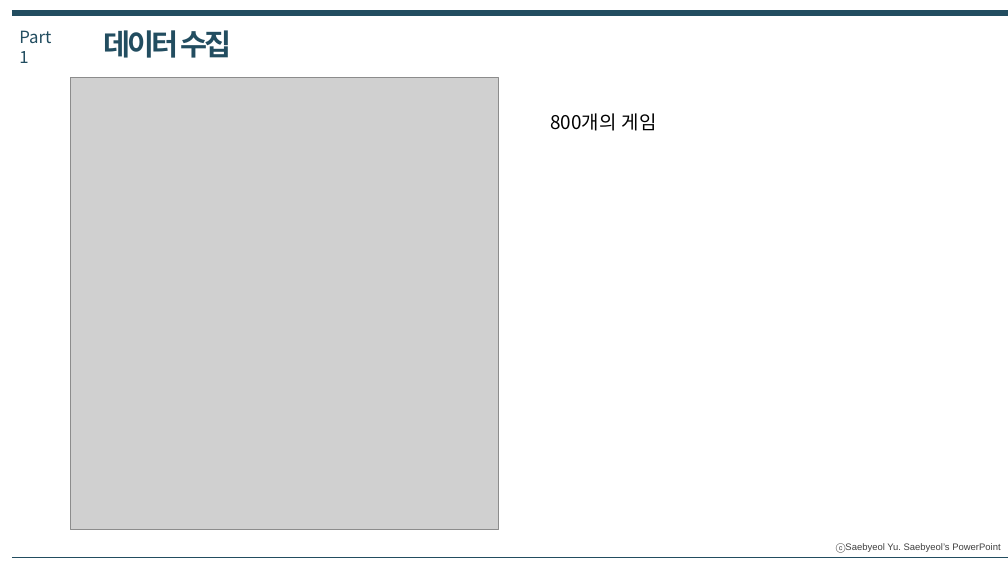
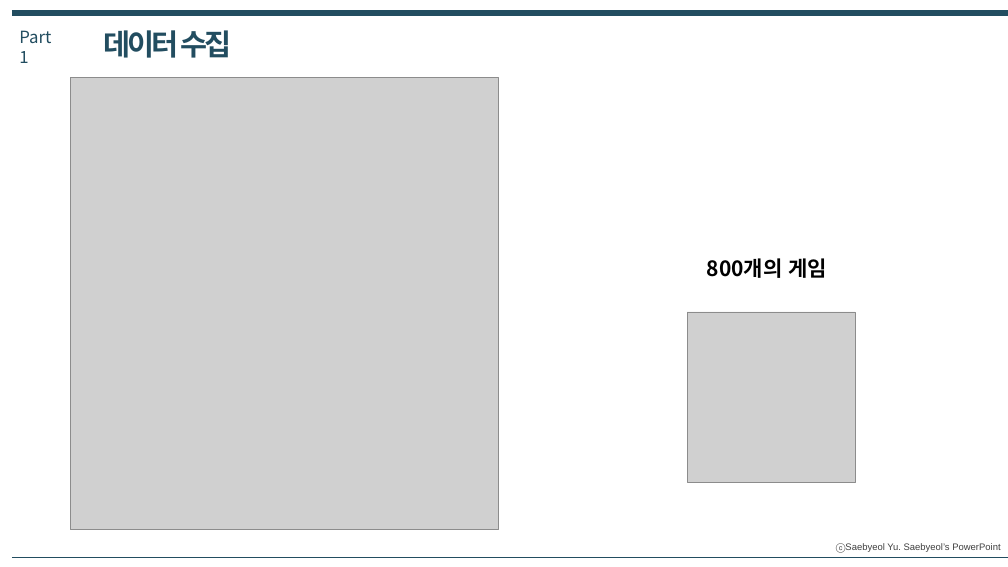
Before and after one commit to shinht97/steamsavemoney, a slide deck: slide 5 of 지갑지킴이_발표자료.pptx (slide 4 before the commit). Drawn at 1008x567 pixels with LibreOffice and Linux fonts; fonts in the diff are those of the drawing; grey boxes stand for pictures. Boxes give left, top, right and bottom in pixels: in the first picture for what was removed or moved away, otherwise in the second. Text is boxed around its words. In the diff, an @@ line names an element or a change of style, - is before the commit and + after.

```diff
--- a/지갑지킴이_발표자료.pptx
+++ b/지갑지킴이_발표자료.pptx
@@ text "800개의 게임": place and size @@
-text "800개의 게임" at (550,113,657,131)
+text "800개의 게임" at (707,258,827,278)
@@ text "800개의 게임" at (707,258,827,278): size 18 to 20 pt, bold on @@
@@ picture added at (687,312,855,482) @@
```
Also in this commit, not shown: 9 other slides changed, 5 slides added, 13 slides removed.
